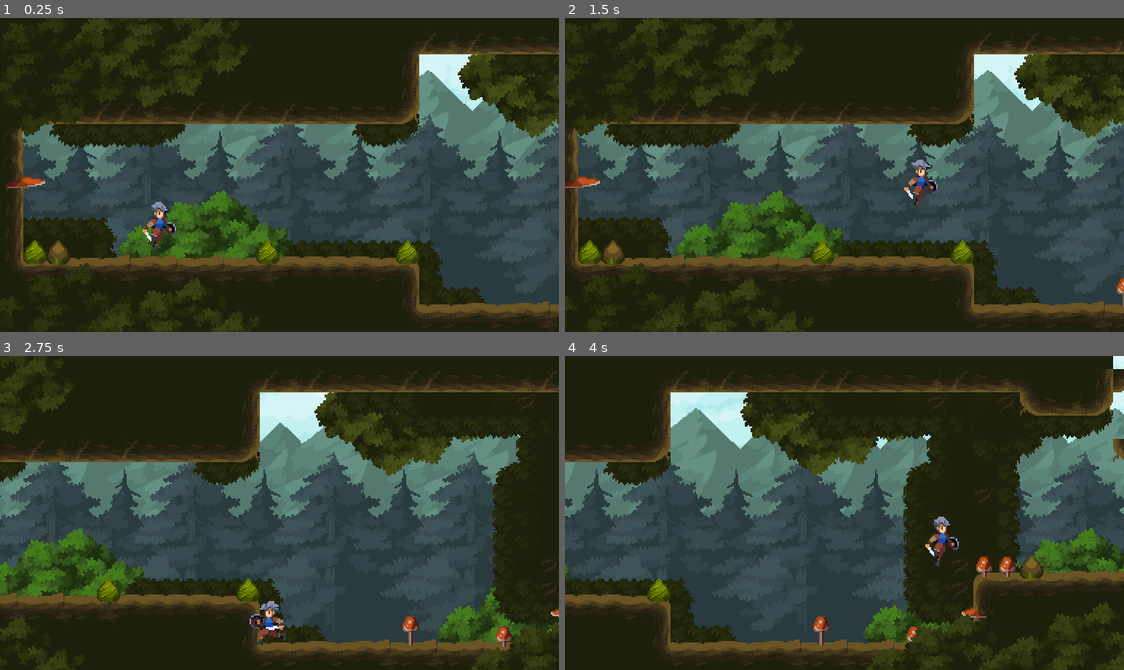
Above: before the commit, frames 1-4 (two rows, left to right).
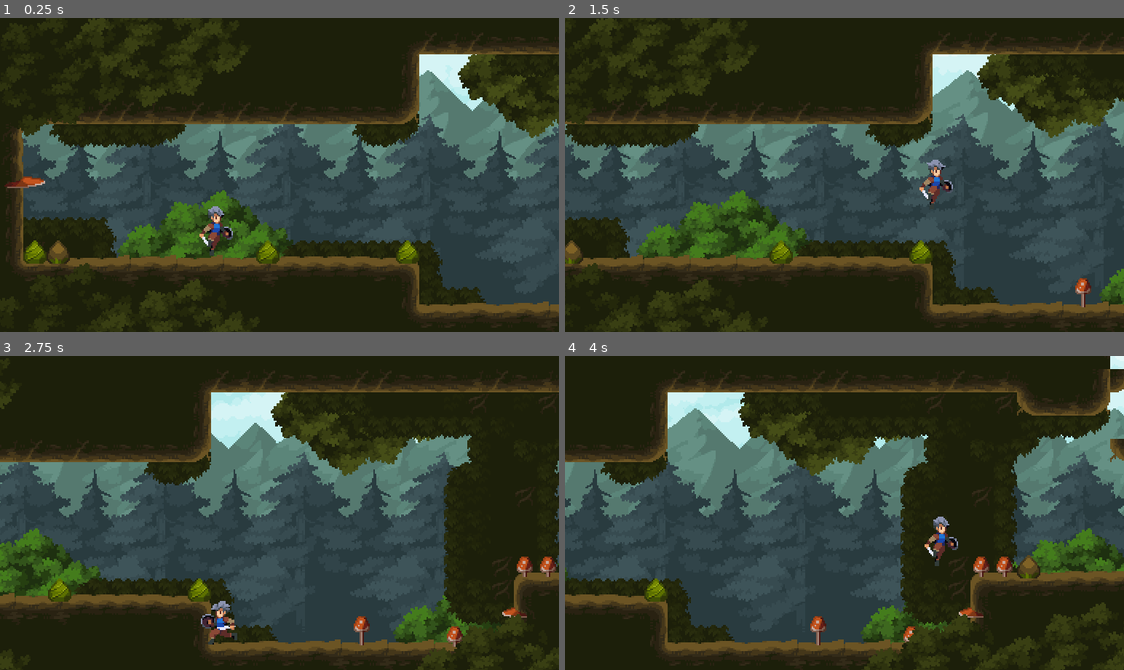
Above: after the commit, the same moments.

Repository: SunChJ/Godot_Learn
Game: Godot game, scene res://world.tscn
Two runs of this game, one before a commit and one after it. Both use one fixed random seed, a clock stepped at 60 frames per second and the inputs below.
Inputs:
- Up to frame 1 (0.25 s): no input
- Up to frame 2 (1.5 s): hold D (move_right) from 0.53 s (still down); tap Space (jump) at 0.6, 0.77, 1.07, 1.35 s
- Up to frame 3 (2.75 s): tap Space (jump) at 1.52, 1.82, 2.1 s; release D (move_right) at 2.03 s; hold A (move_left) from 2.03 s (still down)
- Up to frame 4 (4 s): release A (move_left) at 2.78 s; hold D (move_right) from 2.78 s (still down); tap Space (jump) at 2.85, 3.02, 3.32, 3.6, 3.77 s

The runs differ from the first frame. In frame 1, 0.8% of the frame differs, in the area x 25-42%, y 58-76%; in frame 2, 27%; in frame 3, 30%, in the area x 0-100%, y 0-100%; in frame 4, 5.1%.

Commit message:
Char: Coyote time jump

Diff:
--- a/Legacy Fantasy/player.gd
+++ b/Legacy Fantasy/player.gd
@@ -10,6 +10,7 @@
 
 @onready var sprite_2d: Sprite2D = $Sprite2D
 @onready var animation_player: AnimationPlayer = $AnimationPlayer
+@onready var coyote_timer = $CoyoteTimer
 
 func _physics_process(delta: float) -> void:
 	# left -> -1 , right -> 1
@@ -19,8 +20,12 @@
 	velocity.x = move_toward(velocity.x, direction * RUN_SPEED, acceleration * delta)
 	velocity.y += gravity * delta
 
-	if is_on_floor() and Input.is_action_just_pressed("jump"):
+	var can_jump:bool = is_on_floor() or coyote_timer.time_left > 0
+	var shouldJump := can_jump and Input.is_action_just_pressed("jump")
+
+	if shouldJump:
 		velocity.y = JUMP_VELOCITY
+		coyote_timer.stop()
 
 	if is_on_floor():
 		if is_zero_approx(direction) and is_zero_approx(velocity.x):
@@ -33,4 +38,11 @@
 	if not is_zero_approx(direction):
 		sprite_2d.flip_h = direction < 0
 
+	var was_on_floor := is_on_floor()
 	move_and_slide()
+
+	if is_on_floor() != was_on_floor:
+		if was_on_floor and not shouldJump:
+			coyote_timer.start()
+		else:
+			coyote_timer.stop()
--- a/Legacy Fantasy/player.tscn
+++ b/Legacy Fantasy/player.tscn
@@ -194,3 +194,7 @@
 libraries = {
 "": SubResource("AnimationLibrary_020qk")
 }
+
+[node name="CoyoteTimer" type="Timer" parent="."]
+wait_time = 0.2
+one_shot = true
--- a/Legacy Fantasy/world.tscn
+++ b/Legacy Fantasy/world.tscn
@@ -494,7 +494,7 @@
 layer_2/tile_data = PackedInt32Array(720898, 524288, 3, 720899, 393216, 3, 720908, 524288, 3, 720914, 524288, 3, 851993 …(402 unchanged characters)…
 
 [node name="Player" parent="." instance=ExtResource("2_6bfy0")]
-position = Vector2(126, 155)
+position = Vector2(165, 158)
 
 [node name="Camera2D" type="Camera2D" parent="Player"]
 position = Vector2(0, -14)
